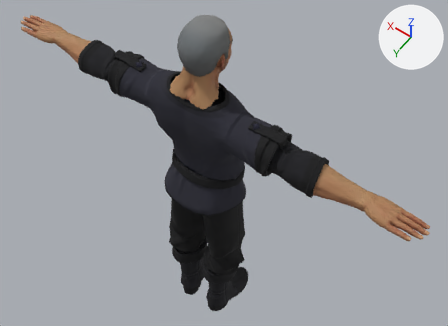
A saved change to the glTF model assets/models/characters/prete.gltf.
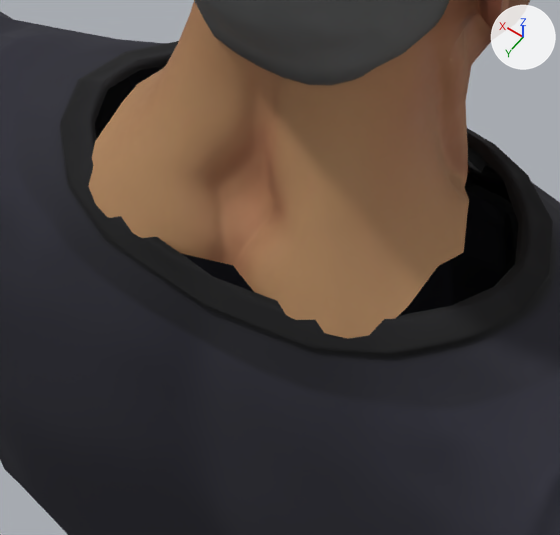
There are two pictures of each version: one whole from a camera (50 mm lens) standing at (-0.971, 1.257, 3.107) and looking at (-0.001, -0.1, 0.973), one close up on the part from 35% to 51% of the width and 20% to 41% of the height. Every picture has the same lights, and +X, +Y and +Z are marked at upper right. The last two pictures show the newer version. Vertices at exactly the same position are counted once.

Before the edit, the objects in view are built like this:
```python
me_male_peasant_arms = bpy.data.meshes.new('Male_Peasant_Arms')
me_male_peasant_arms.from_pydata(...)  # 2724 vertices, 5338 faces; spans x -0.9..0.9, y -0.03..0.14, z 1.37..1.53
# faces by material slot: [1408, 3930]
me_male_peasant_arms.materials.append(mat_mi_peasant)
me_male_peasant_arms.materials.append(mat_mi_regular_male)
me_male_peasant_body = bpy.data.meshes.new('Male_Peasant_Body')
me_male_peasant_body.from_pydata(...)  # 1988 vertices, 3856 faces; spans x -0.373..0.373, y -0.125..0.184, z 0.921..1.559
me_male_peasant_body.materials.append(mat_mi_peasant)
me_superhero_male = bpy.data.meshes.new('SuperHero_Male')
me_superhero_male.from_pydata(...)  # 1443 vertices, 2852 faces; spans x -0.091..0.091, y -0.115..0.123, z 1.524..1.81
me_superhero_male.materials.append(mat_mi_superhero_male)
ob_part_male_peasant_arms = bpy.data.objects.new('part_Male_Peasant_Arms', me_male_peasant_arms)
ob_part_male_peasant_arms.location = (0.0, 0.0, 0.0)
ob_part_male_peasant_body = bpy.data.objects.new('part_Male_Peasant_Body', me_male_peasant_body)
ob_part_male_peasant_body.location = (0.0, 0.0, 0.0)
ob_part_superhero_male = bpy.data.objects.new('part_SuperHero_Male', me_superhero_male)
ob_part_superhero_male.location = (0.0, 0.0, 0.0)
# also in view: 'part_Hair_Buzzed' at (0.0, 0.013, 1.729)
```
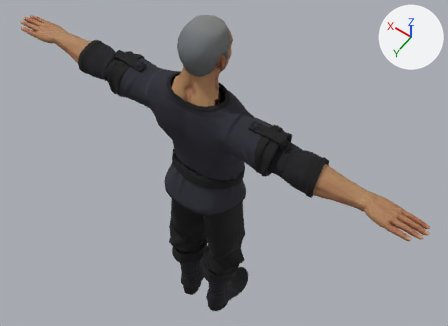
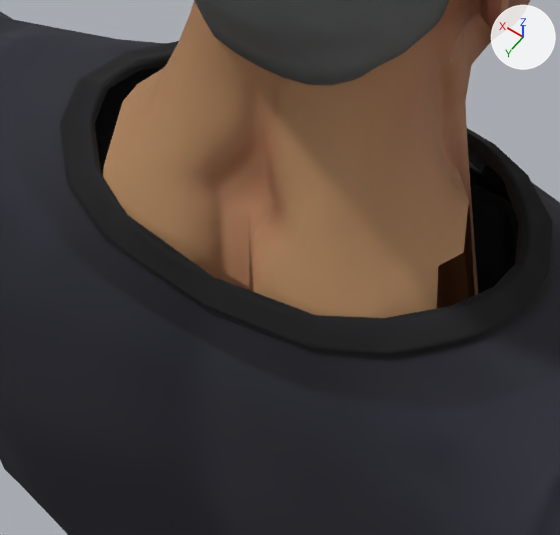
Pixel boxes (x1, y1, x2, y2) of what changed, in the close-ups (560 x 535 px; the box of a moved part takes in the faces that stretch with it):
'part_SuperHero_Male', reshaped: before (89, 0, 530, 339); after (103, 0, 530, 318)
part 1 of me_superhero_male, moved or reshaped (mostly hidden before): before (456, 151, 470, 187); after (437, 151, 478, 308)
part 2 of me_superhero_male, moved or reshaped: before (89, 103, 438, 339); after (103, 167, 438, 318)

The change, as a list of edits to the scene's bpy script:
```text
Change me_superhero_male:
    used by ob_part_superhero_male; location = (0.0, 0.0, 0.0)
    remove me_superhero_male.from_pydata(...)  # 1443 vertices, 2852 faces; spans x -0.091..0.091, y -0.115..0.123, z 1.524..1.81
    add me_superhero_male.from_pydata(...)  # 1443 vertices, 2852 faces; spans x -0.098..0.098, y -0.115..0.131, z 1.344..1.81
    me_superhero_male part 1
    me_superhero_male.vertices[31].co: (0.036, -0.008, 1.537) -> (0.04, -0.016, 1.357)
    me_superhero_male.vertices[33].co: (0.051, 0.0, 1.542) -> (0.057, -0.007, 1.362)
    me_superhero_male.vertices[81].co: (0.0, -0.018, 1.524) -> (0.0, -0.027, 1.344)
    me_superhero_male.vertices[91].co: (0.049, -0.001, 1.551) -> (0.055, -0.008, 1.371)
    me_superhero_male.vertices[95].co: (0.064, 0.023, 1.557) -> (0.072, 0.018, 1.377)
    me_superhero_male.vertices[107].co: (0.018, -0.013, 1.528) -> (0.021, -0.021, 1.348)
    me_superhero_male.vertices[111].co: (0.057, 0.01, 1.554) -> (0.064, 0.005, 1.374)
    me_superhero_male.vertices[152].co: (-0.036, -0.008, 1.537) -> (-0.04, -0.016, 1.357)
    me_superhero_male.vertices[153].co: (-0.051, 0.0, 1.542) -> (-0.057, -0.007, 1.362)  # pixel (469, 174) -> not seen
    me_superhero_male.vertices[202].co: (-0.049, -0.001, 1.551) -> (-0.055, -0.008, 1.371)  # pixel (467, 156) -> not seen
    me_superhero_male.vertices[206].co: (-0.064, 0.023, 1.557) -> (-0.072, 0.018, 1.377)
    me_superhero_male.vertices[218].co: (-0.018, -0.013, 1.528) -> (-0.021, -0.021, 1.348)
    me_superhero_male.vertices[222].co: (-0.057, 0.01, 1.554) -> (-0.064, 0.005, 1.374)  # pixel (467, 174) -> not seen
    me_superhero_male part 2: all 12 vertices in x -0.087..0.087, y 0.096..0.123, z 1.545..1.561 are scaled about their middle by (1.12, 1.12, 1), then moved by (0.0, 0.006, -0.18)
```
